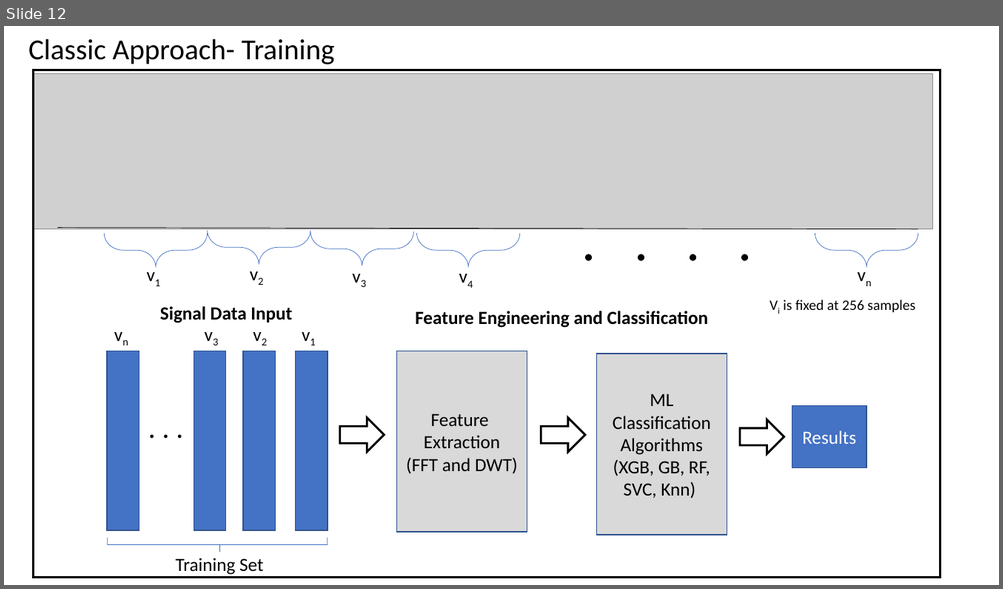
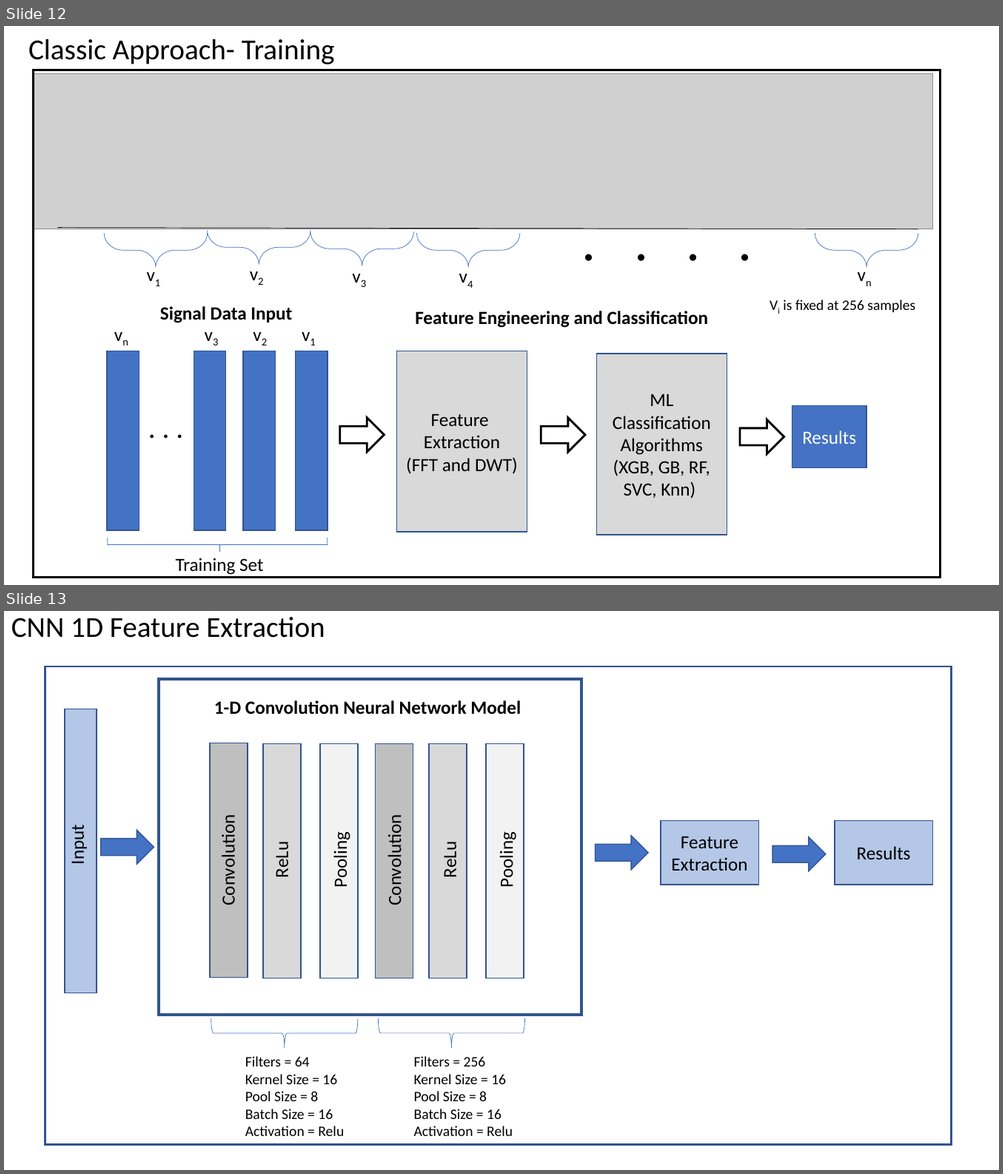
Before and after one commit to paulscheibal/SBDataScienceCert, a slide deck: CapstoneP2/ReportOuts/ModelApproachSensorTimeSeriesData.pptx. Shown one above the other, each under a label of ours: slide 12 before the commit, slides 12 and 13 after it. The pictures are 1003x589 and 1003x1174 pixels, drawn with LibreOffice and Linux fonts; fonts in the diff are those of the drawing; grey boxes stand for pictures. Boxes give left, top, right and bottom in pixels: in the first picture for what was removed or moved away, otherwise in the second. Text is boxed around its words. In the diff, an @@ line names an element or a change of style, - is before the commit and + after.

```diff
--- a/CapstoneP2/ReportOuts/ModelApproachSensorTimeSeriesData.pptx
+++ b/CapstoneP2/ReportOuts/ModelApproachSensorTimeSeriesData.pptx
@@ slide 13 added at bbox=[4, 611, 999, 1170], background #FFFFFF @@
@@ text added at bbox=[11, 617, 324, 638], 28 pt, text #000000 @@
+CNN 1D Feature Extraction
@@ rectangle added at bbox=[45, 667, 950, 1145], outline #325491 2 pt @@
@@ rectangle added at bbox=[159, 679, 580, 1014], outline #325491 3 pt @@
@@ rectangle added at bbox=[65, 709, 96, 994], fill #B4C7E7, outline #325491 1 pt @@
@@ text added at bbox=[214, 701, 521, 715], 18 pt, text #000000, bold @@
+1-D Convolution Neural Network Model
@@ rectangle added at bbox=[210, 743, 248, 977], fill #BFBFBF, outline #325491 1 pt @@
@@ rectangle added at bbox=[263, 743, 301, 978], fill #D9D9D9, outline #325491 1 pt @@
@@ rectangle added at bbox=[319, 743, 358, 978], fill #F2F2F2, outline #325491 1 pt @@
@@ rectangle added at bbox=[375, 743, 414, 978], fill #BFBFBF, outline #325491 1 pt @@
@@ rectangle added at bbox=[430, 743, 467, 978], fill #D9D9D9, outline #325491 1 pt @@
@@ rectangle added at bbox=[486, 743, 524, 978], fill #F2F2F2, outline #325491 1 pt @@
@@ text added at bbox=[66, 829, 89, 863], 18 pt, text #000000 @@
+Input
@@ right arrow added at bbox=[101, 830, 154, 865], fill #4472C4, outline #325491 1 pt @@
@@ text added at bbox=[217, 824, 240, 903], 18 pt, text #000000 @@
+Convolution
@@ text added at bbox=[383, 824, 406, 903], 18 pt, text #000000 @@
+Convolution
@@ rectangle added at bbox=[660, 820, 758, 885], fill #B4C7E7, outline #325491 1 pt, 18 pt, text #000000 @@
+Feature Extraction
@@ rectangle added at bbox=[834, 820, 932, 885], fill #B4C7E7, outline #325491 1 pt, 18 pt, text #000000 @@
+Results
@@ text added at bbox=[270, 846, 293, 877], 18 pt, text #000000 @@
+ReLu
@@ text added at bbox=[329, 837, 352, 887], 18 pt, text #000000 @@
+Pooling
@@ text added at bbox=[438, 846, 461, 877], 18 pt, text #000000 @@
+ReLu
@@ text added at bbox=[495, 837, 518, 887], 18 pt, text #000000 @@
+Pooling
@@ right arrow added at bbox=[595, 835, 648, 870], fill #4472C4, outline #325491 1 pt @@
@@ right arrow added at bbox=[772, 837, 825, 871], fill #4472C4, outline #325491 1 pt @@
@@ left brace added at bbox=[211, 1019, 358, 1048], outline #4472C4 0.5 pt @@
@@ left brace added at bbox=[378, 1019, 525, 1048], outline #4472C4 0.5 pt @@
@@ text added at bbox=[245, 1056, 344, 1136], 14 pt, text #000000 @@
+Filters = 64
+Kernel Size = 16
+Pool Size = 8
+Batch Size = 16
+Activation = Relu
@@ text added at bbox=[414, 1056, 512, 1136], 14 pt, text #000000 @@
+Filters = 256
+Kernel Size = 16
+Pool Size = 8
+Batch Size = 16
+Activation = Relu
```
Also in this commit, not shown: 4 slides changed, 1 other slide added, 2 other files.
